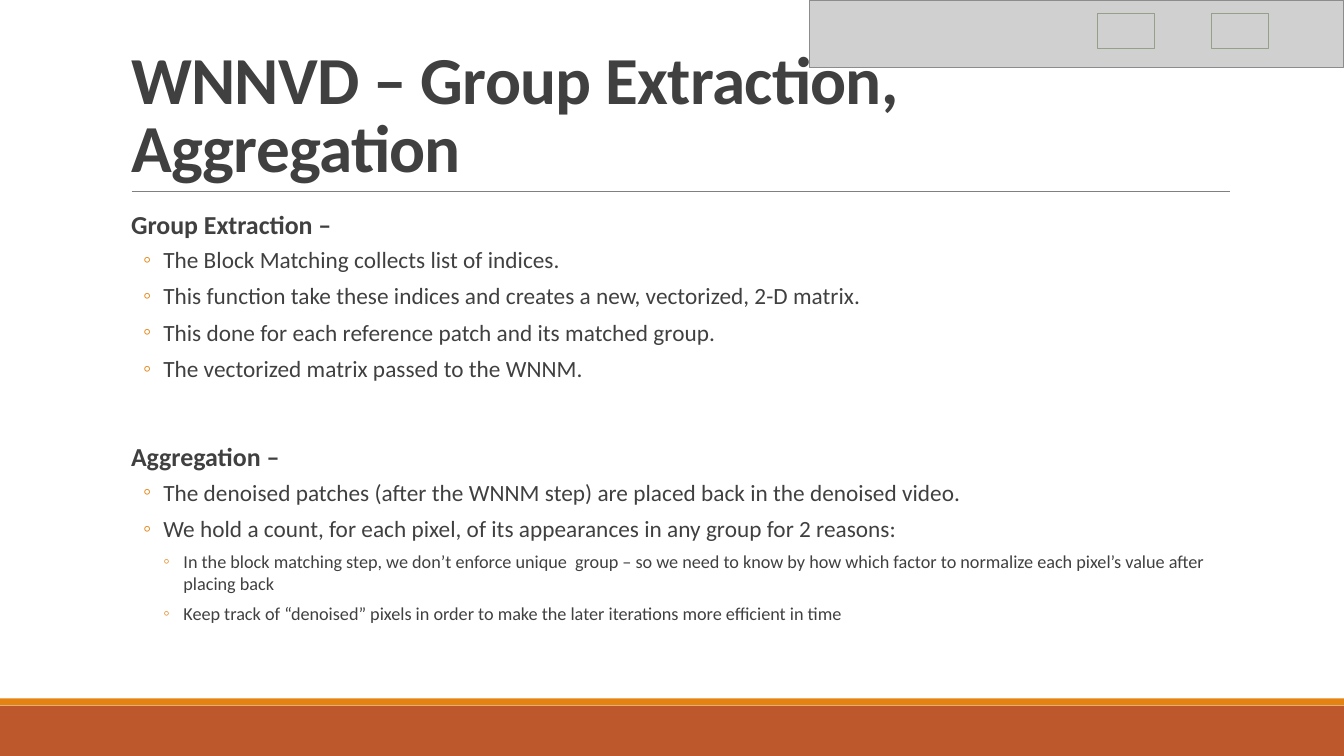
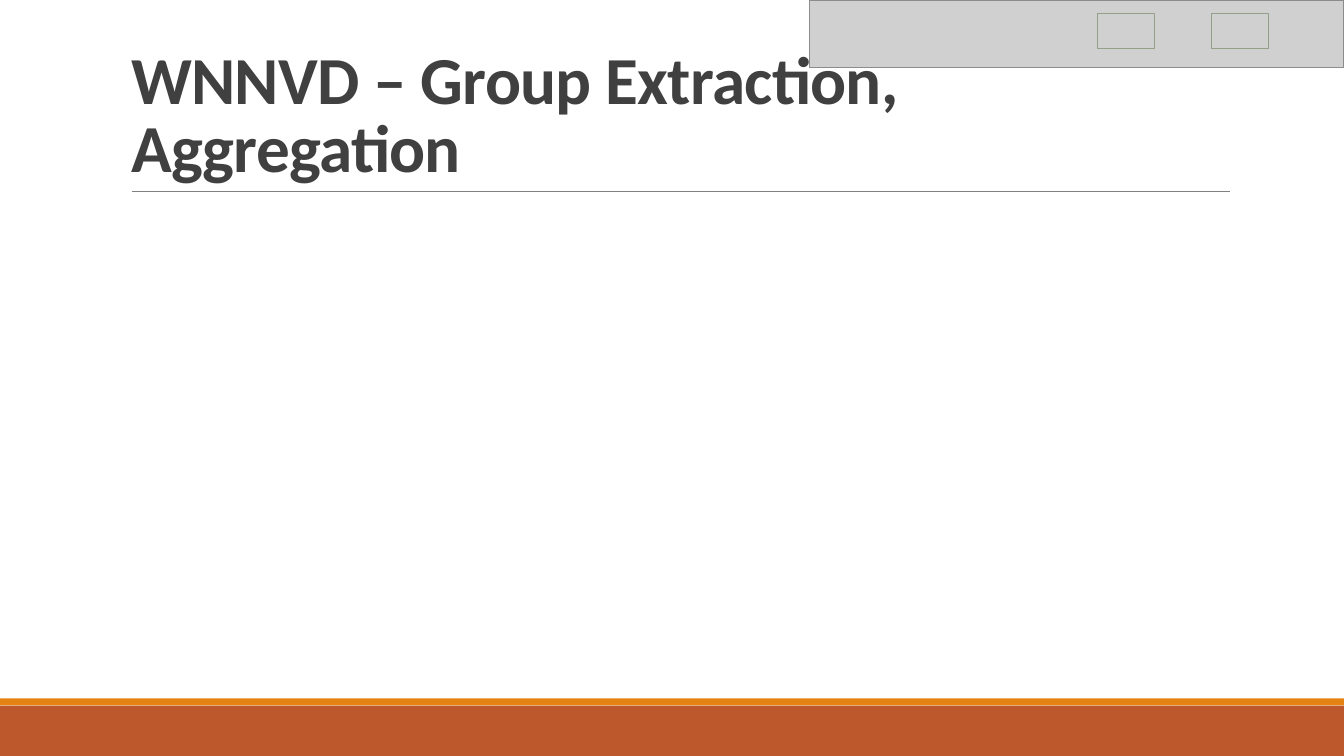
Before and after one commit to roy-hachnochi/WNNM-Video-Denoising, a slide deck: slide 13 of Project Presentation.pptx (slide 10 before the commit). Drawn at 1344x756 pixels with LibreOffice and Linux fonts; fonts in the diff are those of the drawing; grey boxes stand for pictures. Boxes give left, top, right and bottom in pixels: in the first picture for what was removed or moved away, otherwise in the second. Text is boxed around its words. In the diff, an @@ line names an element or a change of style, - is before the commit and + after.

```diff
--- a/Project Presentation.pptx
+++ b/Project Presentation.pptx
@@ text removed at <box>131,216,1204,623</box> @@
-  Group Extraction –
-  ◦ The Block Matching collects list of indices.
-  ◦ This function take these indices and creates a new, vectorized, 2-D matrix.
-  ◦ This done for each reference patch and its matched group.
-  ◦ The vectorized matrix passed to the WNNM.
-  Aggregation –
-  ◦ The denoised patches (after the WNNM step) are placed back in the denoised video.
-  ◦ We hold a count, for each pixel, of its appearances in any group for 2 reasons:
-    ◦ In the block matching step, we don’t enforce unique group – so we need to know by how which factor to normalize each pixel’s value after placing back
-    ◦ Keep track of “denoised” pixels in order to make the later iterations more efficient in time
```
Also in this commit, not shown: 15 other slides changed, 4 slides added, 4 other files.
